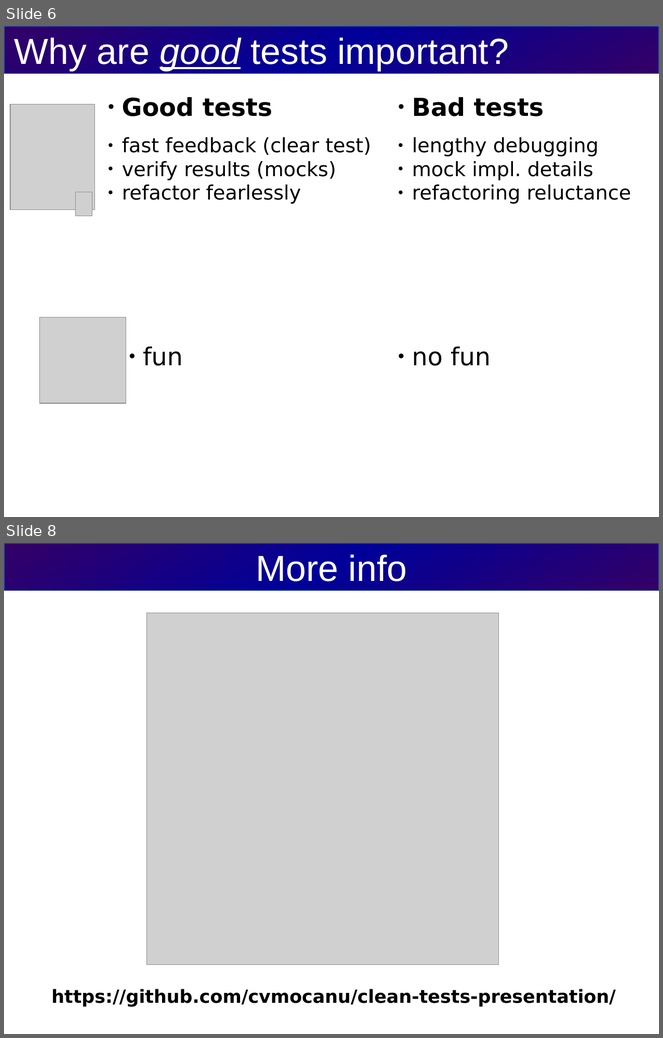
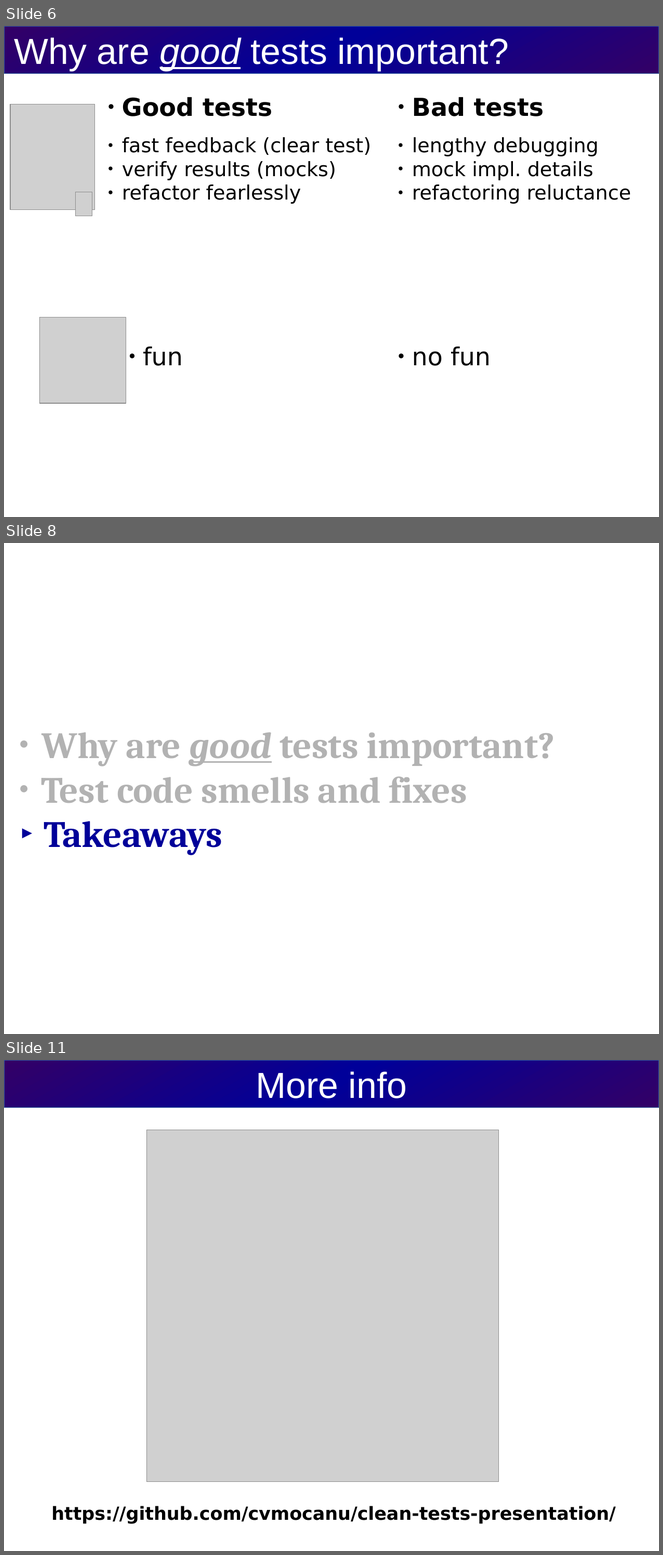
Before and after one commit to cvmocanu/clean-tests-presentation, a slide deck: src/presentation/clean-tests-presentation.odp. Shown one above the other, each under a label of ours: slides 6 and 8 before the commit, slides 6, 8 and 11 after it; the slides between them are not shown. The pictures are 663x1038 and 663x1555 pixels, drawn with LibreOffice and Linux fonts; fonts in the diff are those of the drawing; grey boxes stand for pictures. Boxes give left, top, right and bottom in pixels: in the first picture for what was removed or moved away, otherwise in the second. Text is boxed around its words. In the diff, an @@ line names an element or a change of style, - is before the commit and + after.

```diff
--- a/src/presentation/clean-tests-presentation.odp
+++ b/src/presentation/clean-tests-presentation.odp
@@ slide 8 added at bbox=[4, 543, 659, 1034], background #FFFFFF @@
@@ subtitle added at bbox=[41, 732, 555, 856], 45 pt, text #B2B2B2, bold @@
+● Why are good tests important?
+● Test code smells and fixes
+► Takeaways
@@ what was slide 8 is now slide 11 @@
```
Also in this commit, not shown: 3 slides changed, 2 other slides added, 1 other file.
